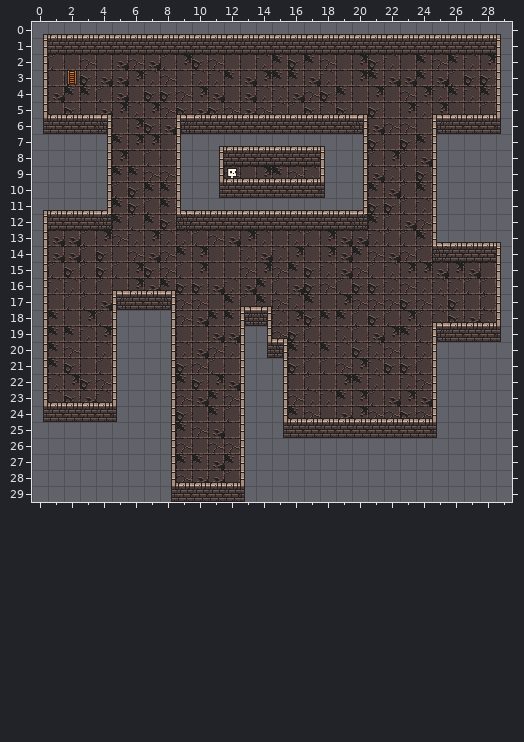
Tiled map: res/map/underground.tmx. Above is the file before it was changed.
Cells are 16x16 px. Shown: x 0..29, y 0..29.
After the commit:
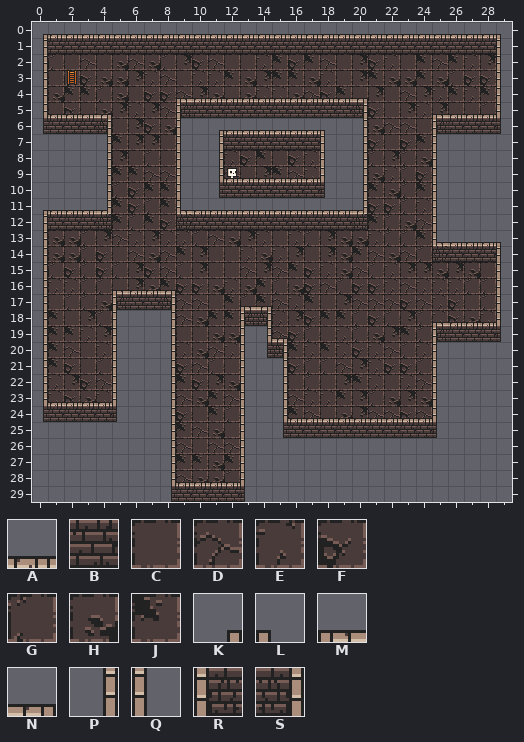
Key: from "tileset": A 2, B 66, C 257, D 258, E 259, F 321, G 322, H 323, J 386, K 448, L 449, M 450, N 451, P 512, Q 513, R 514, S 515.
_ is an empty cell.
The exact change:
{"where": "layer \"back\""}
{"y":5,"x":9,"old":"FHFDHDEGFEFC","new":"RBBBBBBBBBBS"}
{"y":6,"x":9,"old":"RBBBBBBBBBBS","new":"Q_KAAAAAAL_P"}
{"y":7,"x":11,"old":"KAAAAAAL","new":"PBBBBBBQ"}
{"y":8,"x":12,"old":"BBBBBB","new":"EFJCFE"}
{"where": "layer \"over\""}
{"y":4,"x":9,"old":"____________","new":"MAAAAAAAAAAN"}
{"y":5,"x":9,"old":"MAAAAAAAAAAN","new":"____________"}
{"label":"changed","picture_box":[176,98,368,166]}
